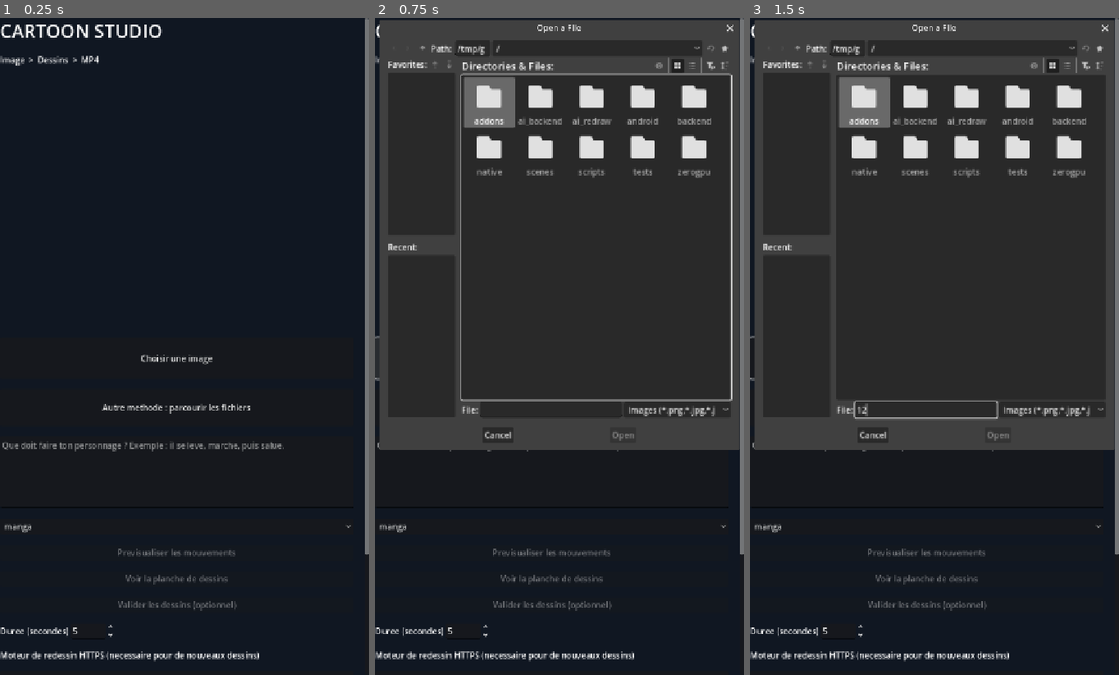
Above: before the commit, frames 1-3 (left to right).
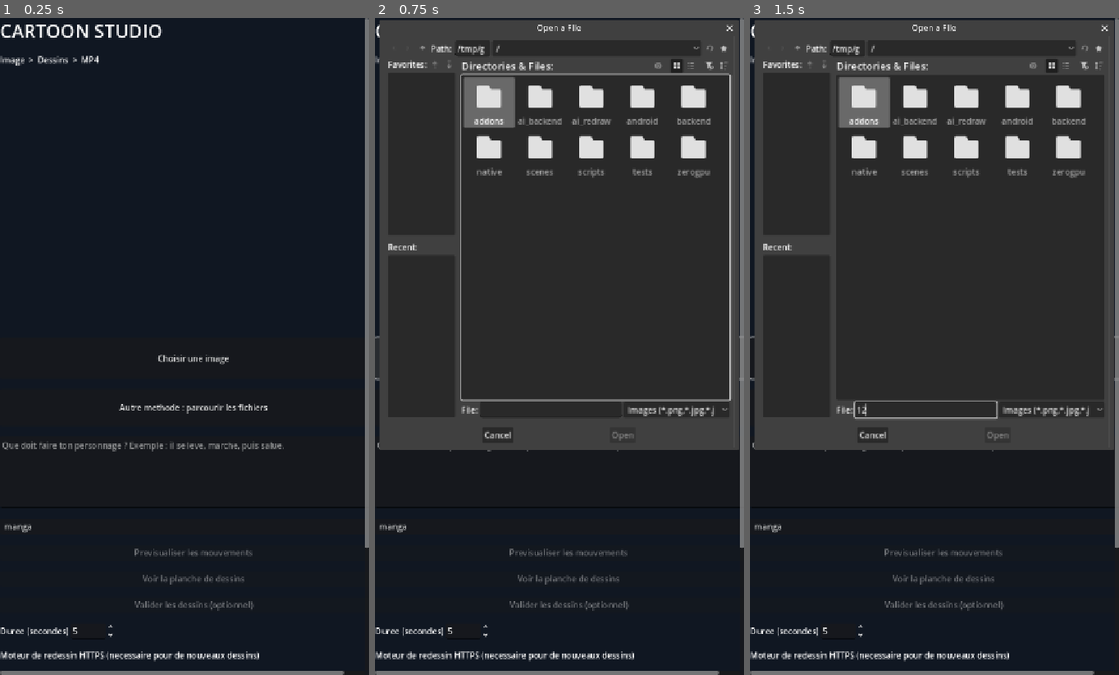
Above: after the commit, the same moments.

Repository: ericjamesempere-stack/MobileI2V-Xiaomi-
Game: Godot game, scene res://scenes/main.tscn
The game is run twice, just before and just after one commit, with the same random seed, the same clock (stepped at 60 frames per second) and the same inputs.
Inputs (mouse positions are in pixels of both pictures, inside the frame that each line leads up to):
- Up to frame 1 (0.25 s): no input
- Up to frame 2 (0.75 s): click "Choisir une image" at 0.5 s
- Up to frame 3 (1.5 s): click (927, 412) at 1.27 s; type "12" at 1.35 s

The runs differ from the first frame. In frame 1, 1.5% of the frame differs, in the area x 0-100%, y 51-100%; in frame 2, 2.0%, in the area x 0-100%, y 1-100%; in frame 3, 1.6%.

Commit message:
Require explicit user consent before sending story to free external image AI service

Diff:
--- a/scripts/cartoon_studio.gd
+++ b/scripts/cartoon_studio.gd
@@ -111,7 +111,7 @@
     free_ai_mode.button_pressed = false
     panel.add_child(free_ai_mode)
     upload_consent = CheckBox.new()
-    upload_consent.text = "J’autorise l’envoi de mon image au moteur HTTPS indique ci-dessus"
+    upload_consent.text = "J’autorise l’envoi de mon histoire au service IA gratuit, ou de ma photo au moteur HTTPS choisi"
     upload_consent.button_pressed = false
     panel.add_child(upload_consent)
     action = Button.new()
@@ -279,7 +279,7 @@
         return
     var free_mode: bool = free_ai_mode.button_pressed
     var online_mode: bool = endpoint.text.begins_with("https://") and not free_mode
-    if online_mode and not upload_consent.button_pressed:
+    if (online_mode or free_mode) and not upload_consent.button_pressed:
         status.text = "Autorise l'envoi de la photo au moteur HTTPS ou vide son adresse pour le mode local."
         return
     _save()
